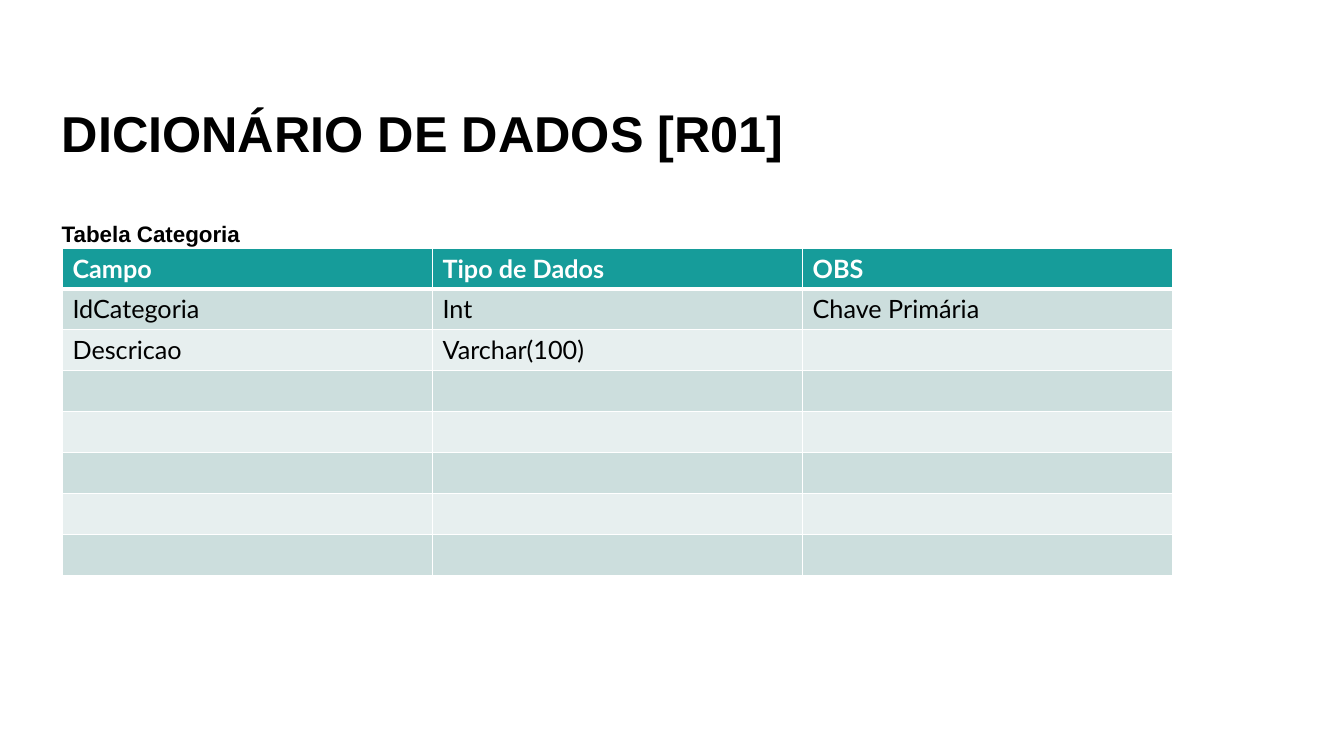
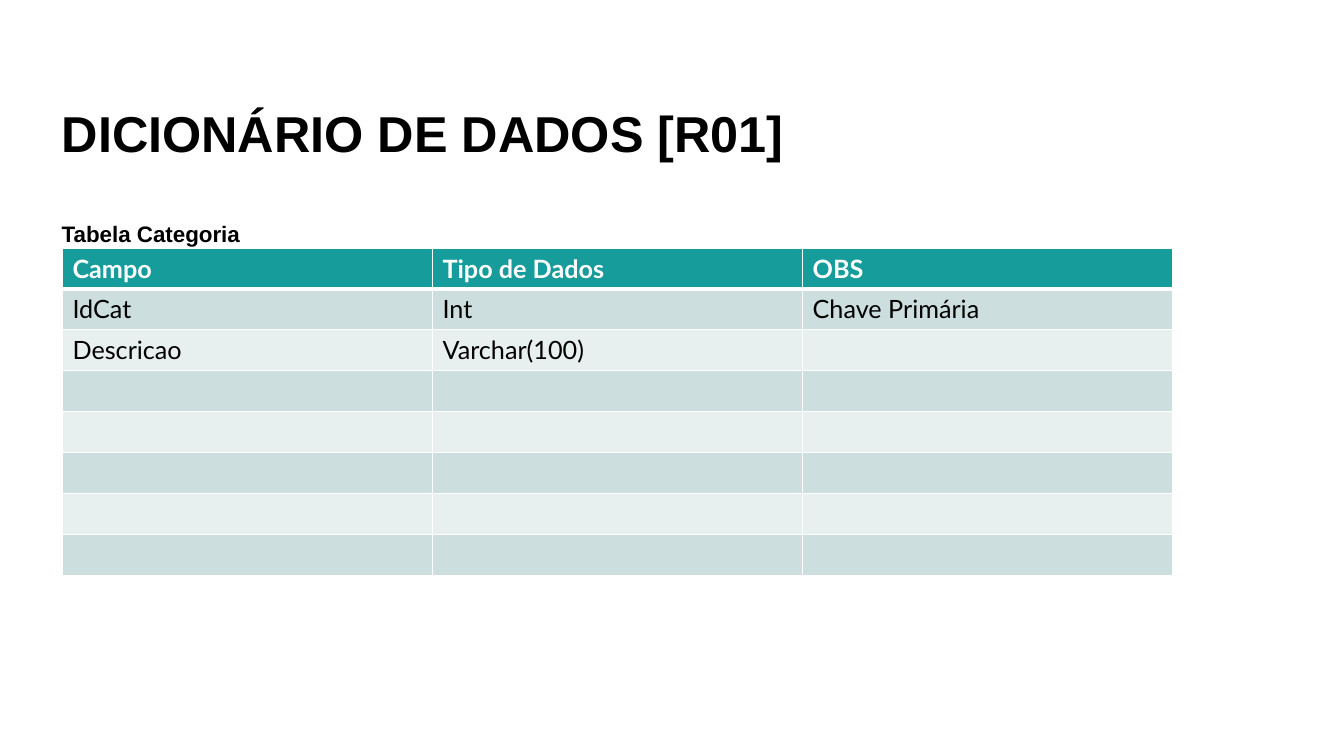
Before and after one commit to anassophia/alomoxarifadoafrodite, a slide deck: slide 15 of Documentacao/ModelagemSistema_TemplateInicial.pptx. Drawn at 1344x756 pixels with LibreOffice and Linux fonts; fonts in the diff are those of the drawing. Boxes give left, top, right and bottom in pixels: in the first picture for what was removed or moved away, otherwise in the second. Text is boxed around its words. In the diff, an @@ line names an element or a change of style, - is before the commit and + after.

```diff
--- a/Documentacao/ModelagemSistema_TemplateInicial.pptx
+++ b/Documentacao/ModelagemSistema_TemplateInicial.pptx
@@ table at bbox=[63, 248, 1173, 575] @@
-row 2, column 1: IdCategoria
+row 2, column 1: IdCat
```
Also in this commit, not shown: 7 other slides changed, 3 other files.
